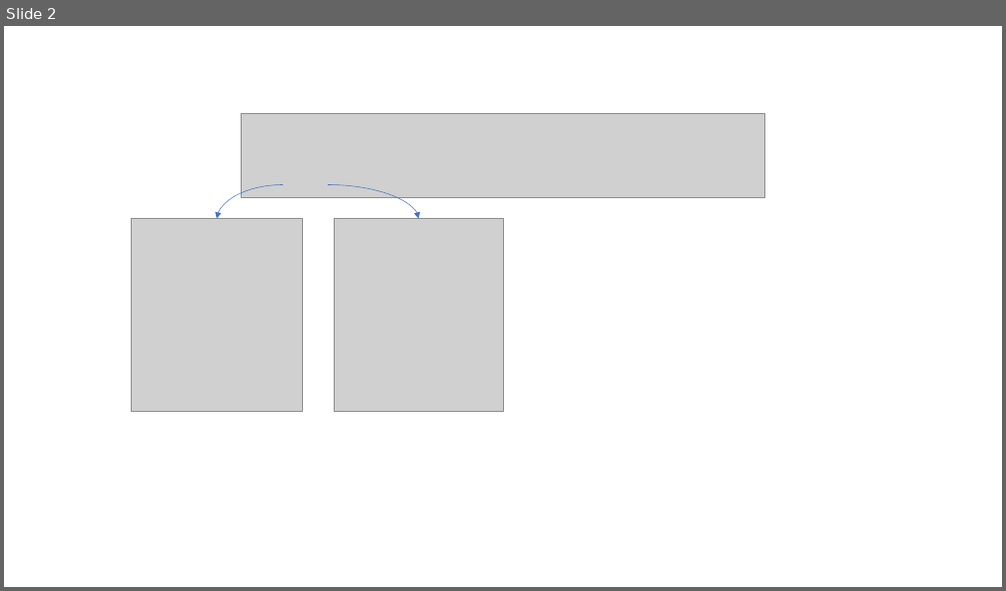
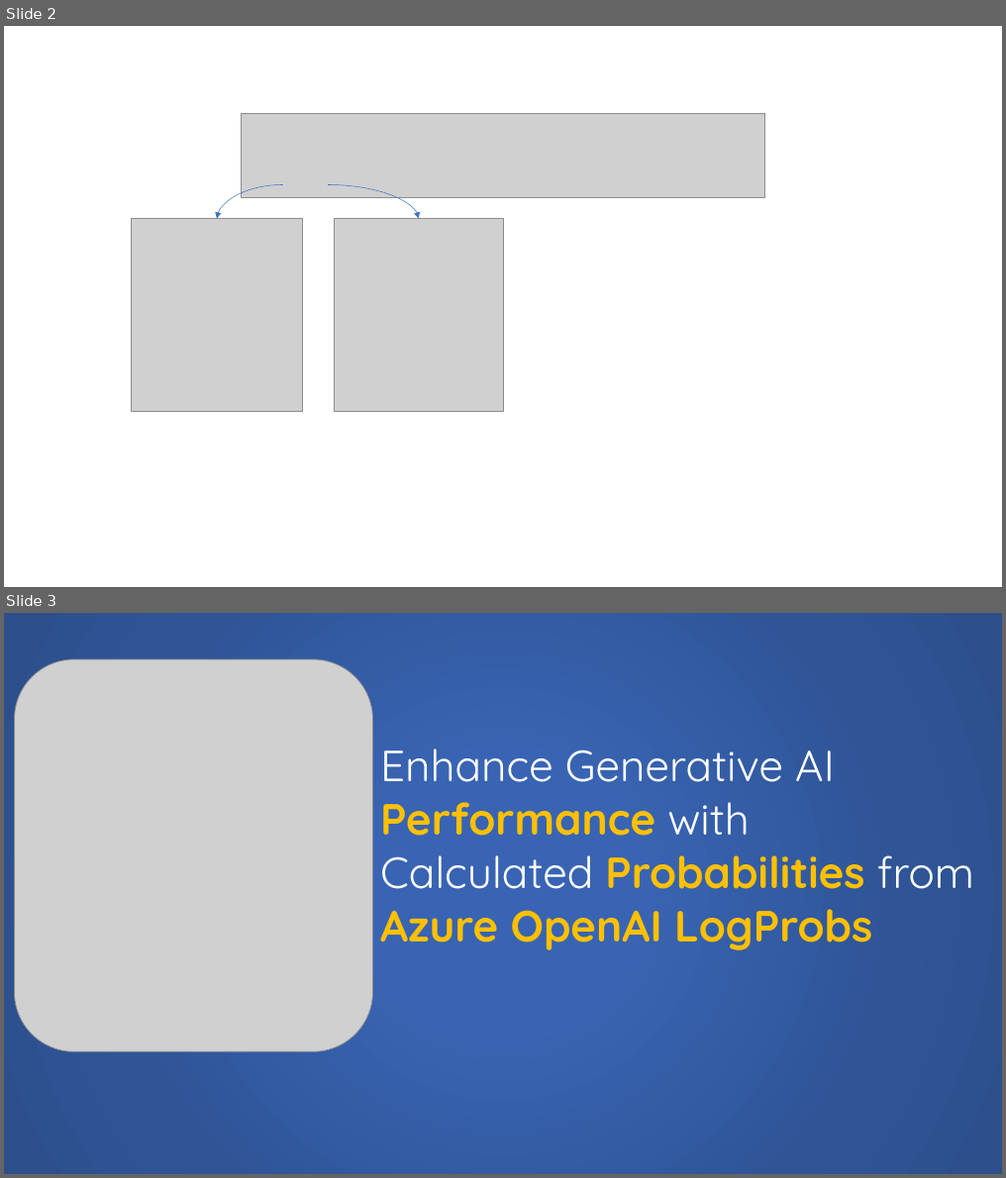
Before and after one commit to bartczernicki/AzureOpenAILogProbs, a slide deck: AzureOpenAILogProbs/Images/AzureOpenAILogProbs.pptx. Shown one above the other, each under a label of ours: slide 2 before the commit, slides 2 and 3 after it. The pictures are 1006x591 and 1006x1178 pixels, drawn with LibreOffice and Linux fonts; fonts in the diff are those of the drawing; grey boxes stand for pictures. Boxes give left, top, right and bottom in pixels: in the first picture for what was removed or moved away, otherwise in the second. Text is boxed around its words. In the diff, an @@ line names an element or a change of style, - is before the commit and + after.

Commit message:
Added Azure LogProbs Images

```diff
--- a/AzureOpenAILogProbs/Images/AzureOpenAILogProbs.pptx
+++ b/AzureOpenAILogProbs/Images/AzureOpenAILogProbs.pptx
@@ slide 3 added at (x1=4, y1=613, x2=1002, y2=1174), background gradient #3864B3 to #2F5597 to #2C4F8C @@
@@ picture added at (x1=15, y1=660, x2=373, y2=1052) @@
@@ text added at (x1=380, y1=749, x2=974, y2=951), 42 pt, text #FFC000, bold @@
+Enhance Generative AI
+Performance with
+Calculated Probabilities from
+Azure OpenAI LogProbs
```
Also in this commit, not shown: 2 other files.
